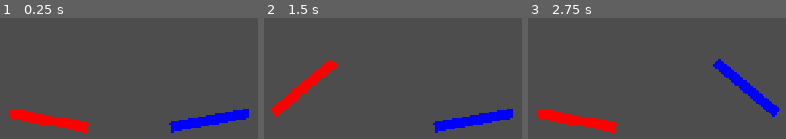
Above: before the commit, frames 1-3 (left to right).
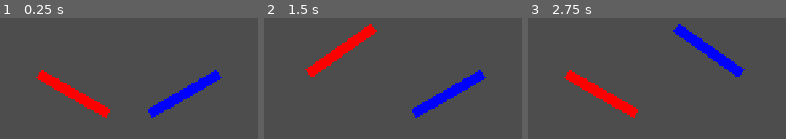
Above: after the commit, the same moments.

Repository: connorberkovics/GD-pinball
Game: Godot game, scene res://Scenes/pinball_table.tscn
The game is run twice, just before and just after one commit, with the same random seed, the same clock (stepped at 60 frames per second) and the same inputs.
Inputs:
- Up to frame 1 (0.25 s): no input
- Up to frame 2 (1.5 s): tap Enter at 0.5 s; hold D (right_flipper) 0.53-1.28 s; tap Space at 1.25 s; hold A (left_flipper) from 1.28 s (still down)
- Up to frame 3 (2.75 s): tap Enter at 2 s; release A (left_flipper) at 2.03 s; hold D (right_flipper) from 2.03 s (still down)

The runs differ from the first frame. In frame 1, 10% of the frame differs, in the area x 3-97%, y 42-96%; in frame 2, 9.6%; in frame 3, 9.6%.

Commit message:
pinball table collision

Diff:
--- a/Scenes/flipper_scene.tscn
+++ /dev/null
@@ -1,43 +0,0 @@
-[gd_scene format=3 uid="uid://cfn7oc8tel2iy"]
-
-[ext_resource type="Script" uid="uid://btbrmufpm5e1d" path="res://Scripts/flipper_manager.gd" id="1_sojga"]
-
-[sub_resource type="RectangleShape2D" id="RectangleShape2D_bhunq"]
-size = Vector2(128, 16)
-
-[node name="FlipperManager" type="Node2D" unique_id=1968591727]
-script = ExtResource("1_sojga")
-
-[node name="LeftFlipper" type="RigidBody2D" parent="." unique_id=1662137882]
-position = Vector2(-192, 0)
-rotation = 0.2618125
-freeze = true
-freeze_mode = 1
-metadata/_edit_group_ = true
-
-[node name="TempSprite" type="ColorRect" parent="LeftFlipper" unique_id=237765306]
-offset_top = -8.0
-offset_right = 128.0
-offset_bottom = 8.0
-color = Color(0.375, 0.45000002, 0.75, 1)
-
-[node name="Collider" type="CollisionShape2D" parent="LeftFlipper" unique_id=1929987198]
-position = Vector2(64, 0)
-shape = SubResource("RectangleShape2D_bhunq")
-
-[node name="RightFlipper" type="RigidBody2D" parent="." unique_id=10985071]
-position = Vector2(192, 0)
-rotation = -0.2617994
-freeze = true
-freeze_mode = 1
-metadata/_edit_group_ = true
-
-[node name="TempSprite" type="ColorRect" parent="RightFlipper" unique_id=845038334]
-offset_left = -128.0
-offset_top = -8.0
-offset_bottom = 8.0
-color = Color(0.68750006, 0.375, 0.75, 1)
-
-[node name="Collider" type="CollisionShape2D" parent="RightFlipper" unique_id=18244932]
-position = Vector2(-64, 0)
-shape = SubResource("RectangleShape2D_bhunq")
--- a/Scenes/left_flipper.tscn
+++ b/Scenes/left_flipper.tscn
@@ -1,6 +1,6 @@
 [gd_scene format=3 uid="uid://ddxhei63ah51x"]
 
-[ext_resource type="Script" uid="uid://b4ww065hy4nl1" path="res://Scripts/left_flipper.gd" id="1_wwp3a"]
+[ext_resource type="Script" uid="uid://megn3mjhmdhk" path="res://Scripts/flipper.gd" id="1_wwp3a"]
 
 [sub_resource type="RectangleShape2D" id="RectangleShape2D_dbrvp"]
 size = Vector2(128, 16)
@@ -10,11 +10,10 @@
 flip_input_action = "left_flipper"
 
 [node name="ColorRect" type="ColorRect" parent="." unique_id=1160241834]
-offset_top = -8.0
 offset_right = 128.0
-offset_bottom = 8.0
+offset_bottom = 16.0
 color = Color(1, 0, 0, 1)
 
 [node name="CollisionShape2D" type="CollisionShape2D" parent="." unique_id=135512471]
-position = Vector2(64, 0)
+position = Vector2(64, 8)
 shape = SubResource("RectangleShape2D_dbrvp")
--- a/Scenes/pinball_table.tscn
+++ b/Scenes/pinball_table.tscn
@@ -5,13 +5,23 @@
 
 [node name="PinballTable" type="Node2D" unique_id=538549802]
 
-[node name="Camera2D" type="Camera2D" parent="." unique_id=2045938440]
-position = Vector2(0, -319)
+[node name="Camera2D" type="Camera2D" parent="." unique_id=2076803]
 
 [node name="LeftFlipper" parent="." unique_id=302824521 instance=ExtResource("1_m4si6")]
-position = Vector2(-192, 0)
-rotation = 0.17453292
+position = Vector2(-140.00002, 249.00003)
+rotation = 0.5235988
+scale = Vector2(0.9999999, 0.9999999)
 
 [node name="RightFlipper" parent="." unique_id=893228446 instance=ExtResource("2_je4ao")]
-position = Vector2(192, 0)
-rotation = -0.17453292
+position = Vector2(140.00002, 249.00003)
+rotation = -0.5235988
+scale = Vector2(0.9999999, 0.9999999)
+
+[node name="StaticBody2D" type="StaticBody2D" parent="." unique_id=2056117220]
+
+[node name="RightSideColl" type="CollisionPolygon2D" parent="StaticBody2D" unique_id=846387157]
+polygon = PackedVector2Array(140, 249, 308, 196, 308, -324, 0, -324, 0, -360, 344, -360, 344, 360, 140, 360)
+
+[node name="LeftSideColl" type="CollisionPolygon2D" parent="StaticBody2D" unique_id=1476241225]
+scale = Vector2(-1, 1)
+polygon = PackedVector2Array(140, 249, 308, 196, 308, -324, 0, -324, 0, -360, 344, -360, 344, 360, 140, 360)
--- a/Scenes/right_flipper.tscn
+++ b/Scenes/right_flipper.tscn
@@ -1,6 +1,6 @@
 [gd_scene format=3 uid="uid://c7c3xgx5al7fv"]
 
-[ext_resource type="Script" uid="uid://cltogj3fkguym" path="res://Scripts/right_flipper.gd" id="1_avtio"]
+[ext_resource type="Script" uid="uid://megn3mjhmdhk" path="res://Scripts/flipper.gd" id="1_avtio"]
 
 [sub_resource type="RectangleShape2D" id="RectangleShape2D_dbrvp"]
 size = Vector2(128, 16)
@@ -12,10 +12,9 @@
 
 [node name="ColorRect" type="ColorRect" parent="." unique_id=1160241834]
 offset_left = -128.0
-offset_top = -8.0
-offset_bottom = 8.0
+offset_bottom = 16.0
 color = Color(0, 0, 1, 1)
 
 [node name="CollisionShape2D" type="CollisionShape2D" parent="." unique_id=135512471]
-position = Vector2(-64, 0)
+position = Vector2(-64, 8)
 shape = SubResource("RectangleShape2D_dbrvp")
--- /dev/null
+++ b/Scenes/test_scene.tscn
@@ -0,0 +1,11 @@
+[gd_scene format=3 uid="uid://doir4mnbrla13"]
+
+[ext_resource type="PackedScene" uid="uid://ck6vnlx7f7mnh" path="res://Scenes/pinball_table.tscn" id="1_3dogw"]
+
+[node name="TestScene" type="Node2D" unique_id=361513892]
+
+[node name="PinballTable" parent="." unique_id=538549802 instance=ExtResource("1_3dogw")]
+position = Vector2(0, 256)
+
+[node name="Camera2D" type="Camera2D" parent="." unique_id=1868497339]
+metadata/_edit_lock_ = true
--- a/Scripts/flipper.gd
+++ b/Scripts/flipper.gd
@@ -3,8 +3,8 @@
 
 
 @export_range(-1.0, 1.0, 2.0) var direction: float = -1.0
-@export var flip_degrees: float = 50.0
-@export var flip_speed: float = 800.0
+@export var flip_degrees: float = 65.0
+@export var flip_speed: float = 1000.0
 @export var flip_input_action: String = ""
 
 @onready var start_rotation := rotation_degrees
--- a/Scripts/flipper_manager.gd
+++ /dev/null
@@ -1,44 +0,0 @@
-extends Node2D
-class_name FlipperManager
-
-
-@export var flipper_rotation: float = 45.0
-@export var flipper_rotate_speed: float = 700.0
-
-@onready var left_flipper: RigidBody2D = $LeftFlipper
-@onready var right_flipper: RigidBody2D = $RightFlipper
-
-@onready var left_start_angle := left_flipper.rotation_degrees
-@onready var left_target_angle := left_start_angle - flipper_rotation
-@onready var right_start_angle := right_flipper.rotation_degrees
-@onready var right_target_angle := right_start_angle + flipper_rotation
-
-
-func _physics_process(delta: float) -> void:
-	var left_curr_angle := left_flipper.rotation_degrees
-	var right_curr_angle := right_flipper.rotation_degrees
-
-	if Input.is_action_pressed("left_flipper"):
-		if left_curr_angle > left_target_angle:
-			left_curr_angle -= flipper_rotate_speed * delta
-		elif left_curr_angle <= left_target_angle:
-			left_curr_angle = left_target_angle
-	else:
-		if left_curr_angle < left_start_angle:
-			left_curr_angle += flipper_rotate_speed * delta
-		elif left_curr_angle >= left_start_angle:
-			left_curr_angle = left_start_angle
-
-	if Input.is_action_pressed("right_flipper"):
-		if right_curr_angle < right_target_angle:
-			right_curr_angle += flipper_rotate_speed * delta
-		elif right_curr_angle >= right_target_angle:
-			right_curr_angle = right_target_angle
-	else:
-		if right_curr_angle > right_start_angle:
-			right_curr_angle -= flipper_rotate_speed * delta
-		elif right_curr_angle <= right_start_angle:
-			right_curr_angle = right_start_angle
-
-	left_flipper.rotation_degrees = left_curr_angle
-	right_flipper.rotation_degrees = right_curr_angle
--- a/Scripts/left_flipper.gd
+++ /dev/null
@@ -1 +0,0 @@
-extends Flipper
--- a/Scripts/right_flipper.gd
+++ /dev/null
@@ -1 +0,0 @@
-extends Flipper
Not shown, removed: Scripts/flipper_manager.gd.uid
Not shown, removed: Scripts/left_flipper.gd.uid
Not shown, removed: Scripts/right_flipper.gd.uid
